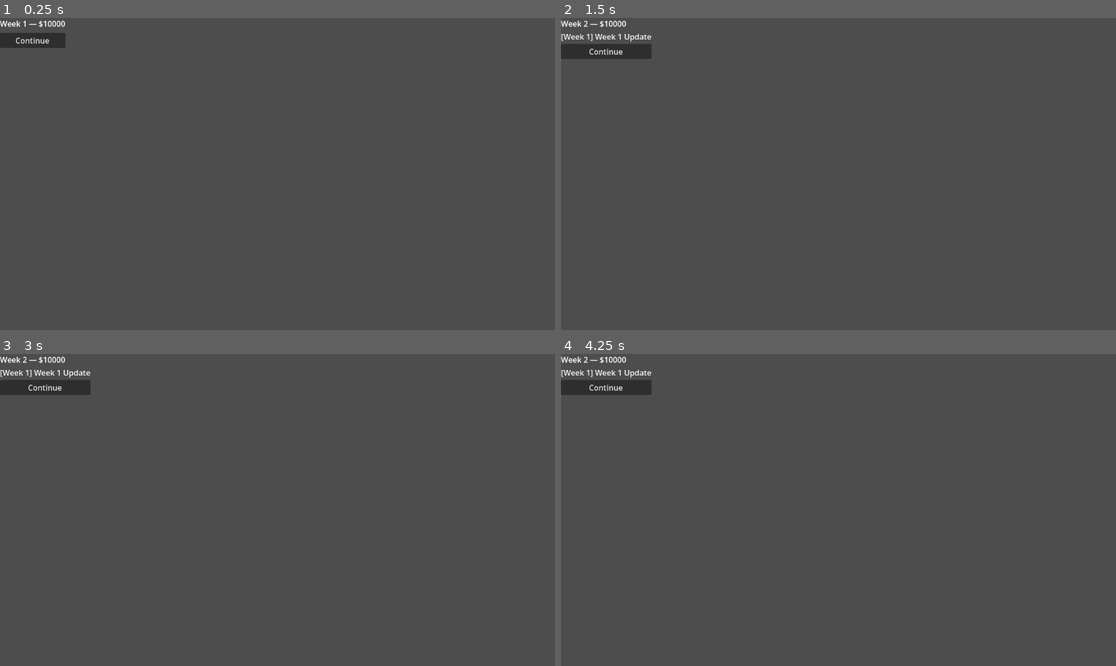
Above: before the commit, frames 1-4 (two rows, left to right).
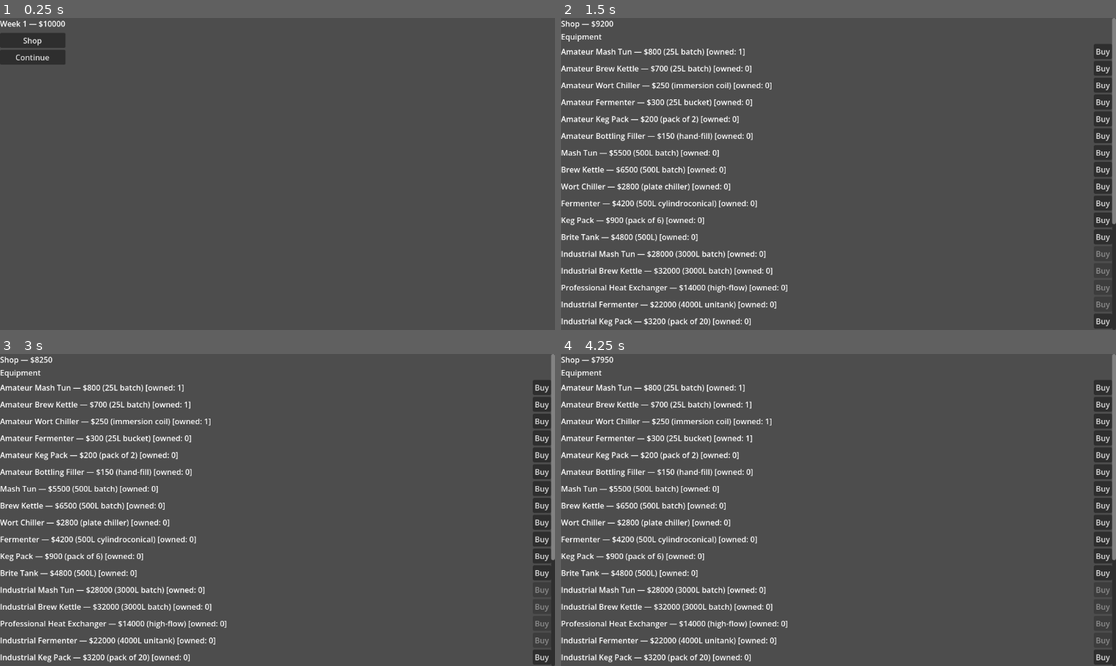
Above: after the commit, the same moments.

Repository: jonny-gates/craft-brew-sim
Game: Godot game, scene res://main.tscn
Two runs of this game, one before a commit and one after it. Both use one fixed random seed, a clock stepped at 60 frames per second and the inputs below.
Inputs (mouse positions are in pixels of both pictures, inside the frame that each line leads up to):
- Up to frame 1 (0.25 s): no input
- Up to frame 2 (1.5 s): click (594, 39) at 0.5 s, where only the run after the commit has a clickable "Shop"; click (1104, 52) at 1.25 s, where only the run after the commit has a clickable "Buy"
- Up to frame 3 (3 s): click (543, 403) at 2 s, where only the run after the commit has a clickable "Buy"; click (543, 422) at 2.75 s, where only the run after the commit has a clickable "Buy"
- Up to frame 4 (4.25 s): click (1104, 438) at 3.5 s, where only the run after the commit has a clickable "Buy"

The runs differ from the first frame. In frame 1, 0.6% of the frame differs, in the area x 0-12%, y 6-15%; in frame 2, 9.1%, in the area x 0-100%, y 0-100%; in frame 3, 9.1%; in frame 4, 9.1%.

Commit message:
Add shop screen for buying equipment and ingredients

Diff:
--- a/autoload/event_bus.gd
+++ b/autoload/event_bus.gd
@@ -3,3 +3,4 @@
 signal week_advanced(new_week: int)
 signal cash_changed(new_cash: int)
 signal inbox_updated()
+signal inventory_changed()
--- a/autoload/game_state.gd
+++ b/autoload/game_state.gd
@@ -1,12 +1,16 @@
 extends Node
 
-var save_version: int = 1
+var save_version: int = 2
 var week: int = 1
 var cash: int = 10000
 var inbox: Array[InboxMessage] = []
+var equipment: Dictionary[String, int] = {}
+var ingredients: Dictionary[String, int] = {}
 
 func reset() -> void:
-	save_version = 1
+	save_version = 2
 	week = 1
 	cash = 10000
 	inbox = []
+	equipment = {}
+	ingredients = {}
--- a/autoload/sim_engine.gd
+++ b/autoload/sim_engine.gd
@@ -8,6 +8,29 @@
 	GameState.week += 1
 	EventBus.week_advanced.emit(GameState.week)
 	EventBus.inbox_updated.emit()
+
+func buy_equipment(id: String) -> bool:
+	var item := Catalog.find_equipment(id)
+	if item == null or GameState.cash < item.price:
+		return false
+	GameState.cash -= item.price
+	GameState.equipment[id] = int(GameState.equipment.get(id, 0)) + 1
+	EventBus.cash_changed.emit(GameState.cash)
+	EventBus.inventory_changed.emit()
+	return true
+
+func buy_ingredient(id: String, quantity: int = 1) -> bool:
+	var item := Catalog.find_ingredient(id)
+	if item == null or quantity <= 0:
+		return false
+	var total: int = item.price * quantity
+	if GameState.cash < total:
+		return false
+	GameState.cash -= total
+	GameState.ingredients[id] = int(GameState.ingredients.get(id, 0)) + quantity
+	EventBus.cash_changed.emit(GameState.cash)
+	EventBus.inventory_changed.emit()
+	return true
 
 func _run_production() -> void:
 	pass  # TODO: implement production phase
--- /dev/null
+++ b/data/catalog.gd
@@ -0,0 +1,68 @@
+extends RefCounted
+class_name Catalog
+
+const _EQUIPMENT := [
+	{"id": "amateur_mash_tun", "name": "Amateur Mash Tun", "price": 800, "tier": "amateur", "cap": "25L batch"},
+	{"id": "amateur_brew_kettle", "name": "Amateur Brew Kettle", "price": 700, "tier": "amateur", "cap": "25L batch"},
+	{"id": "amateur_wort_chiller", "name": "Amateur Wort Chiller", "price": 250, "tier": "amateur", "cap": "immersion coil"},
+	{"id": "amateur_fermenter", "name": "Amateur Fermenter", "price": 300, "tier": "amateur", "cap": "25L bucket"},
+	{"id": "amateur_keg_pack", "name": "Amateur Keg Pack", "price": 200, "tier": "amateur", "cap": "pack of 2"},
+	{"id": "amateur_bottling_filler", "name": "Amateur Bottling Filler", "price": 150, "tier": "amateur", "cap": "hand-fill"},
+	{"id": "mash_tun", "name": "Mash Tun", "price": 5500, "tier": "standard", "cap": "500L batch"},
+	{"id": "brew_kettle", "name": "Brew Kettle", "price": 6500, "tier": "standard", "cap": "500L batch"},
+	{"id": "wort_chiller", "name": "Wort Chiller", "price": 2800, "tier": "standard", "cap": "plate chiller"},
+	{"id": "fermenter", "name": "Fermenter", "price": 4200, "tier": "standard", "cap": "500L cylindroconical"},
+	{"id": "keg_pack", "name": "Keg Pack", "price": 900, "tier": "standard", "cap": "pack of 6"},
+	{"id": "brite_tank", "name": "Brite Tank", "price": 4800, "tier": "standard", "cap": "500L"},
+	{"id": "industrial_mash_tun", "name": "Industrial Mash Tun", "price": 28000, "tier": "industrial", "cap": "3000L batch"},
+	{"id": "industrial_brew_kettle", "name": "Industrial Brew Kettle", "price": 32000, "tier": "industrial", "cap": "3000L batch"},
+	{"id": "professional_heat_exchanger", "name": "Professional Heat Exchanger", "price": 14000, "tier": "industrial", "cap": "high-flow"},
+	{"id": "industrial_fermenter", "name": "Industrial Fermenter", "price": 22000, "tier": "industrial", "cap": "4000L unitank"},
+	{"id": "industrial_keg_pack", "name": "Industrial Keg Pack", "price": 3200, "tier": "industrial", "cap": "pack of 20"},
+	{"id": "professional_brite_tank", "name": "Professional Brite Tank", "price": 19000, "tier": "industrial", "cap": "4000L"},
+	{"id": "industrial_canning_line", "name": "Industrial Canning Line", "price": 120000, "tier": "industrial", "cap": "30 cans/min"},
+]
+
+const _INGREDIENTS := [
+	{"id": "pale_malt", "name": "Pale Malt", "price": 55, "unit": "50lb sack"},
+	{"id": "specialty_malt", "name": "Specialty Malt", "price": 75, "unit": "50lb sack"},
+	{"id": "pellet_hops", "name": "Pellet Hops", "price": 18, "unit": "lb"},
+	{"id": "ale_yeast", "name": "Ale Yeast", "price": 12, "unit": "packet"},
+	{"id": "lager_yeast", "name": "Lager Yeast", "price": 15, "unit": "packet"},
+	{"id": "water_salts", "name": "Water Treatment Salts", "price": 25, "unit": "box"},
+]
+
+static func equipment() -> Array[EquipmentItem]:
+	var items: Array[EquipmentItem] = []
+	for d in _EQUIPMENT:
+		var item := EquipmentItem.new()
+		item.id = d.id
+		item.display_name = d.name
+		item.price = d.price
+		item.tier = d.tier
+		item.capacity_desc = d.cap
+		items.append(item)
+	return items
+
+static func ingredients() -> Array[IngredientItem]:
+	var items: Array[IngredientItem] = []
+	for d in _INGREDIENTS:
+		var item := IngredientItem.new()
+		item.id = d.id
+		item.display_name = d.name
+		item.price = d.price
+		item.unit = d.unit
+		items.append(item)
+	return items
+
+static func find_equipment(id: String) -> EquipmentItem:
+	for item in equipment():
+		if item.id == id:
+			return item
+	return null
+
+static func find_ingredient(id: String) -> IngredientItem:
+	for item in ingredients():
+		if item.id == id:
+			return item
+	return null
--- /dev/null
+++ b/data/equipment_item.gd
@@ -0,0 +1,8 @@
+extends Resource
+class_name EquipmentItem
+
+@export var id: String = ""
+@export var display_name: String = ""
+@export var price: int = 0
+@export var tier: String = ""
+@export var capacity_desc: String = ""
--- /dev/null
+++ b/data/ingredient_item.gd
@@ -0,0 +1,7 @@
+extends Resource
+class_name IngredientItem
+
+@export var id: String = ""
+@export var display_name: String = ""
+@export var price: int = 0
+@export var unit: String = ""
--- a/screens/inbox/inbox.gd
+++ b/screens/inbox/inbox.gd
@@ -2,22 +2,29 @@
 
 @onready var header_label: Label = $VBoxContainer/Header
 @onready var message_list: VBoxContainer = $VBoxContainer/MessageList
+@onready var shop_button: Button = $VBoxContainer/ShopButton
 @onready var continue_button: Button = $VBoxContainer/ContinueButton
 
 func _ready() -> void:
 	EventBus.week_advanced.connect(_on_week_advanced)
 	EventBus.inbox_updated.connect(_on_inbox_updated)
+	EventBus.cash_changed.connect(_on_cash_changed)
+	shop_button.pressed.connect(_on_shop_pressed)
 	continue_button.pressed.connect(_on_continue_pressed)
 	_refresh()
 
 func _exit_tree() -> void:
 	EventBus.week_advanced.disconnect(_on_week_advanced)
 	EventBus.inbox_updated.disconnect(_on_inbox_updated)
+	EventBus.cash_changed.disconnect(_on_cash_changed)
 
 func _on_week_advanced(_new_week: int) -> void:
 	_refresh()
 
 func _on_inbox_updated() -> void:
+	_refresh()
+
+func _on_cash_changed(_new_cash: int) -> void:
 	_refresh()
 
 func _refresh() -> void:
@@ -29,5 +36,8 @@
 		label.text = "[Week %d] %s" % [msg.week_received, msg.title]
 		message_list.add_child(label)
 
+func _on_shop_pressed() -> void:
+	(get_parent() as ScreenManager).show_screen("res://screens/shop/shop.tscn")
+
 func _on_continue_pressed() -> void:
 	SimEngine.advance_week()
--- a/screens/inbox/inbox.tscn
+++ b/screens/inbox/inbox.tscn
@@ -18,5 +18,8 @@
 
 [node name="MessageList" type="VBoxContainer" parent="VBoxContainer"]
 
+[node name="ShopButton" type="Button" parent="VBoxContainer"]
+text = "Shop"
+
 [node name="ContinueButton" type="Button" parent="VBoxContainer"]
 text = "Continue"
--- /dev/null
+++ b/screens/shop/shop.gd
@@ -0,0 +1,64 @@
+extends Control
+
+@onready var header_label: Label = $Scroll/VBox/Header
+@onready var equipment_list: VBoxContainer = $Scroll/VBox/EquipmentList
+@onready var ingredients_list: VBoxContainer = $Scroll/VBox/IngredientsList
+@onready var back_button: Button = $Scroll/VBox/BackButton
+
+func _ready() -> void:
+	EventBus.cash_changed.connect(_on_cash_changed)
+	EventBus.inventory_changed.connect(_on_inventory_changed)
+	back_button.pressed.connect(_on_back_pressed)
+	_refresh()
+
+func _exit_tree() -> void:
+	EventBus.cash_changed.disconnect(_on_cash_changed)
+	EventBus.inventory_changed.disconnect(_on_inventory_changed)
+
+func _on_cash_changed(_new_cash: int) -> void:
+	_refresh()
+
+func _on_inventory_changed() -> void:
+	_refresh()
+
+func _on_back_pressed() -> void:
+	(get_parent() as ScreenManager).show_screen("res://screens/inbox/inbox.tscn")
+
+func _refresh() -> void:
+	header_label.text = "Shop — $%d" % GameState.cash
+	_rebuild_equipment()
+	_rebuild_ingredients()
+
+func _rebuild_equipment() -> void:
+	for child in equipment_list.get_children():
+		child.queue_free()
+	for item: EquipmentItem in Catalog.equipment():
+		var row := HBoxContainer.new()
+		var owned: int = int(GameState.equipment.get(item.id, 0))
+		var label := Label.new()
+		label.text = "%s — $%d (%s) [owned: %d]" % [item.display_name, item.price, item.capacity_desc, owned]
+		label.size_flags_horizontal = Control.SIZE_EXPAND_FILL
+		var btn := Button.new()
+		btn.text = "Buy"
+		btn.disabled = GameState.cash < item.price
+		btn.pressed.connect(SimEngine.buy_equipment.bind(item.id))
+		row.add_child(label)
+		row.add_child(btn)
+		equipment_list.add_child(row)
+
+func _rebuild_ingredients() -> void:
+	for child in ingredients_list.get_children():
+		child.queue_free()
+	for item: IngredientItem in Catalog.ingredients():
+		var row := HBoxContainer.new()
+		var have: int = int(GameState.ingredients.get(item.id, 0))
+		var label := Label.new()
+		label.text = "%s — $%d per %s [have: %d]" % [item.display_name, item.price, item.unit, have]
+		label.size_flags_horizontal = Control.SIZE_EXPAND_FILL
+		var btn := Button.new()
+		btn.text = "Buy 1"
+		btn.disabled = GameState.cash < item.price
+		btn.pressed.connect(SimEngine.buy_ingredient.bind(item.id, 1))
+		row.add_child(label)
+		row.add_child(btn)
+		ingredients_list.add_child(row)
--- /dev/null
+++ b/screens/shop/shop.tscn
@@ -0,0 +1,41 @@
+[gd_scene load_steps=2 format=3]
+
+[ext_resource type="Script" path="res://screens/shop/shop.gd" id="1_shop"]
+
+[node name="Shop" type="Control"]
+layout_mode = 3
+anchors_preset = 15
+anchor_right = 1.0
+anchor_bottom = 1.0
+grow_horizontal = 2
+grow_vertical = 2
+script = ExtResource("1_shop")
+
+[node name="Scroll" type="ScrollContainer" parent="."]
+layout_mode = 1
+anchors_preset = 15
+anchor_right = 1.0
+anchor_bottom = 1.0
+grow_horizontal = 2
+grow_vertical = 2
+
+[node name="VBox" type="VBoxContainer" parent="Scroll"]
+layout_mode = 2
+size_flags_horizontal = 3
+size_flags_vertical = 3
+
+[node name="Header" type="Label" parent="Scroll/VBox"]
+text = "Shop"
+
+[node name="EquipmentHeader" type="Label" parent="Scroll/VBox"]
+text = "Equipment"
+
+[node name="EquipmentList" type="VBoxContainer" parent="Scroll/VBox"]
+
+[node name="IngredientsHeader" type="Label" parent="Scroll/VBox"]
+text = "Ingredients"
+
+[node name="IngredientsList" type="VBoxContainer" parent="Scroll/VBox"]
+
+[node name="BackButton" type="Button" parent="Scroll/VBox"]
+text = "Back"
Not shown, added: data/catalog.gd.uid
Not shown, added: data/equipment_item.gd.uid
Not shown, added: data/ingredient_item.gd.uid
Not shown, added: screens/shop/shop.gd.uid
